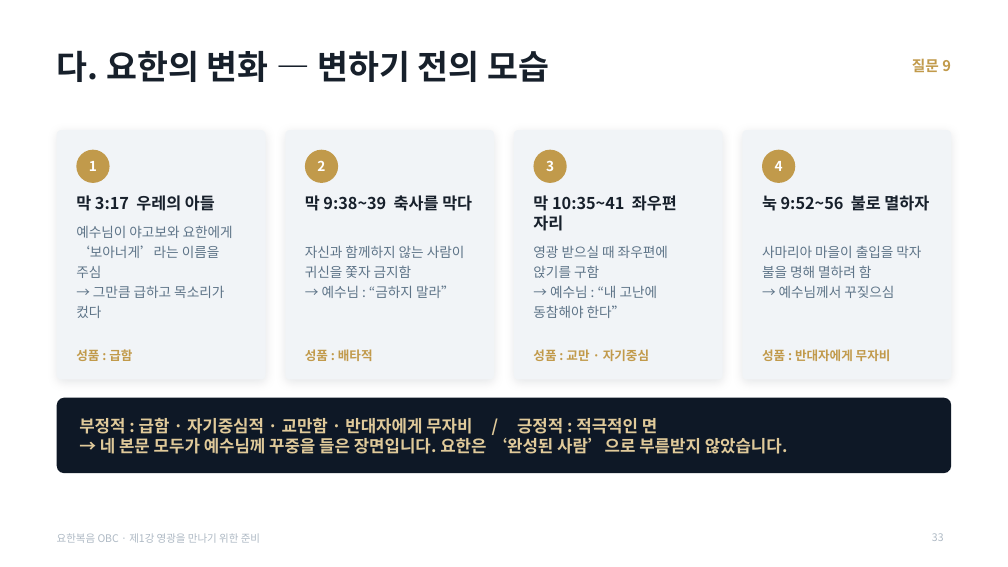
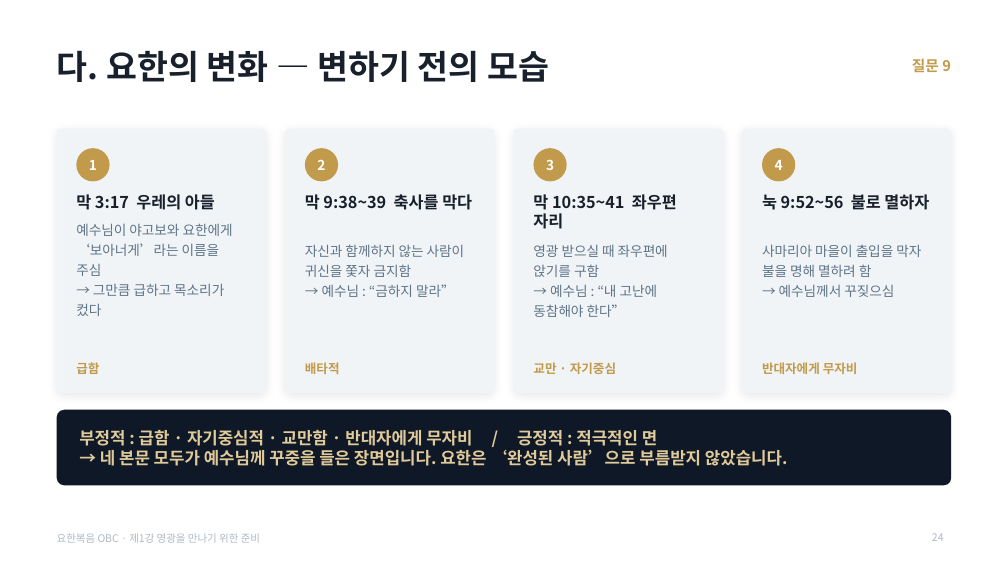
Before and after one commit to mio-modu/bible_GospelofJohn, a slide deck: slide 24 of dist/요한복음_1강_영광을_만나기_위한_준비.pptx (slide 33 before the commit). Drawn at 1008x567 pixels with LibreOffice and Linux fonts; fonts in the diff are those of the drawing. Boxes give left, top, right and bottom in pixels: in the first picture for what was removed or moved away, otherwise in the second. Text is boxed around its words. In the diff, an @@ line names an element or a change of style, - is before the commit and + after.

```diff
--- a/dist/요한복음_1강_영광을_만나기_위한_준비.pptx
+++ b/dist/요한복음_1강_영광을_만나기_위한_준비.pptx
@@ rounded rectangle: place and size @@
-rounded rectangle at bbox=[57, 130, 265, 380]
+rounded rectangle at bbox=[57, 129, 265, 393]
@@ rounded rectangle: place and size @@
-rounded rectangle at bbox=[285, 130, 494, 380]
+rounded rectangle at bbox=[285, 129, 494, 393]
@@ rounded rectangle: place and size @@
-rounded rectangle at bbox=[514, 130, 723, 380]
+rounded rectangle at bbox=[514, 129, 723, 393]
@@ rounded rectangle: place and size @@
-rounded rectangle at bbox=[743, 130, 951, 380]
+rounded rectangle at bbox=[743, 129, 951, 393]
@@ text at bbox=[76, 362, 99, 374]: text changed @@
-성품 : 급함
+급함
@@ text at bbox=[305, 362, 340, 374]: text changed @@
-성품 : 배타적
+배타적
@@ text at bbox=[533, 362, 616, 374]: text changed @@
-성품 : 교만 · 자기중심
+교만 · 자기중심
@@ text at bbox=[762, 362, 858, 374]: text changed @@
-성품 : 반대자에게 무자비
+반대자에게 무자비
@@ rounded rectangle: place and size @@
-rounded rectangle at bbox=[57, 398, 951, 473]
+rounded rectangle at bbox=[57, 410, 951, 485]
@@ text "부정적 : 급함 · 자기중심적 ...": place and size @@
-text "부정적 : 급함 · 자기중심적 ..." at bbox=[79, 418, 788, 454]
+text "부정적 : 급함 · 자기중심적 ..." at bbox=[79, 430, 788, 466]
@@ page number at bbox=[932, 533, 944, 541]: text changed @@
-33
+24
```
Also in this commit, not shown: 27 other slides changed, 16 slides removed, 8 other files.
